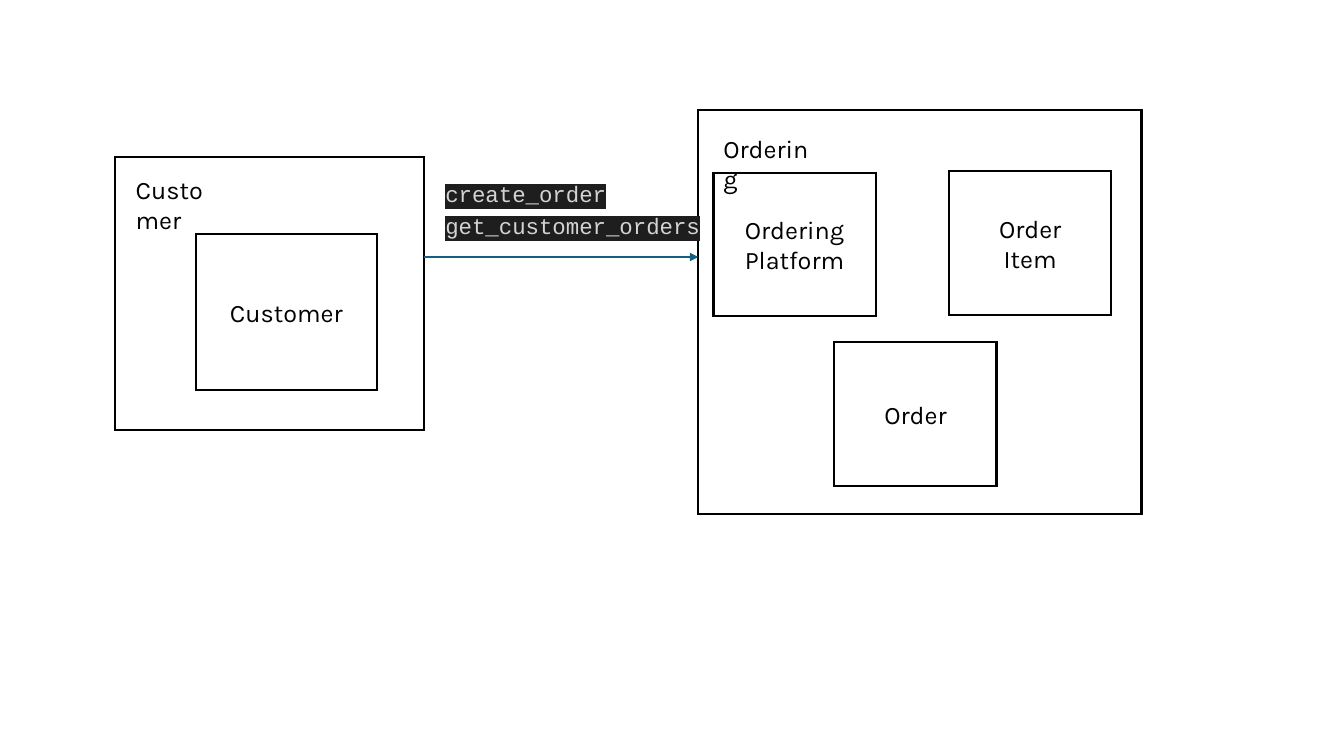
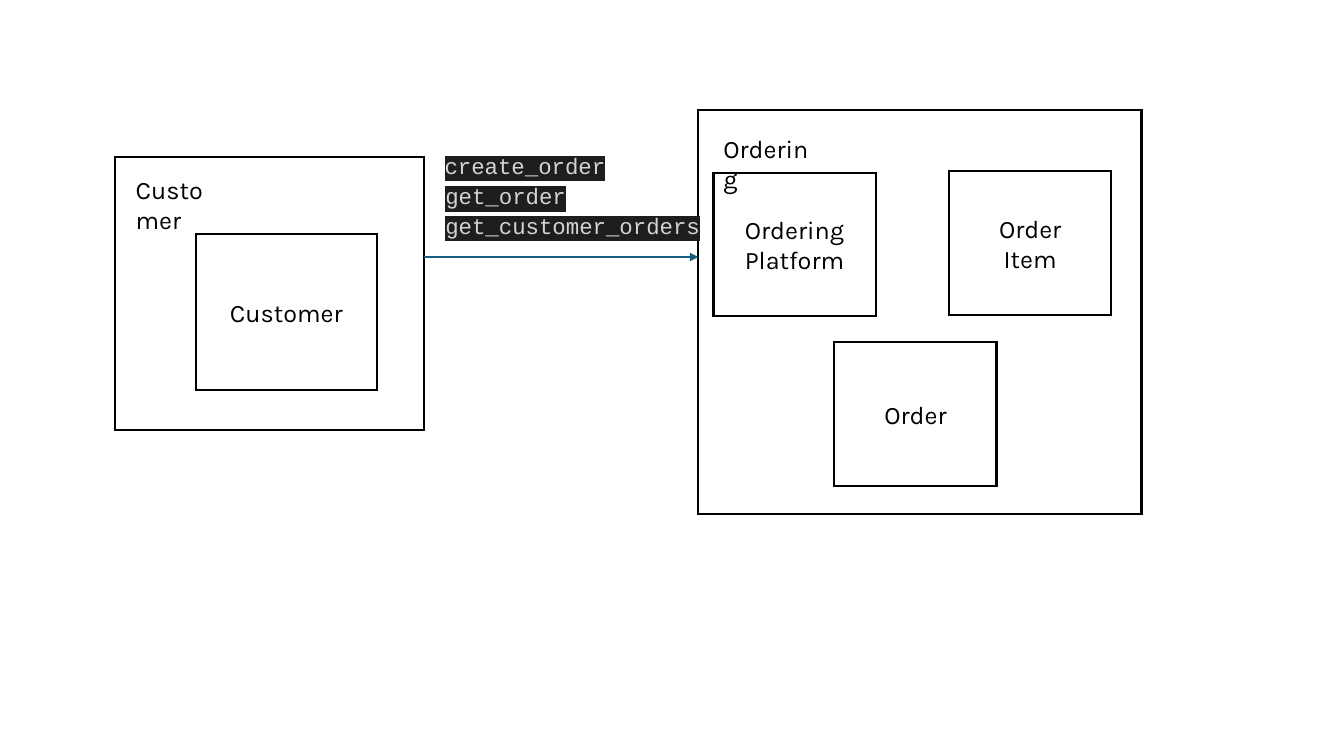
Before and after one commit to syd-stokes/cs411-fall-2024, a slide deck: slide 2 of examples/ecomm_platform/dependencies.pptx. Drawn at 1344x756 pixels with LibreOffice and Linux fonts; fonts in the diff are those of the drawing. Boxes give left, top, right and bottom in pixels: in the first picture for what was removed or moved away, otherwise in the second. Text is boxed around its words. In the diff, an @@ line names an element or a change of style, - is before the commit and + after.

```diff
--- a/examples/ecomm_platform/dependencies.pptx
+++ b/examples/ecomm_platform/dependencies.pptx
@@ text "create_order" rewrapped from (x1=445, y1=186, x2=606, y2=205) to (x1=445, y1=158, x2=606, y2=181) @@
@@ text added at (x1=445, y1=188, x2=566, y2=209), 16 pt, text #D4D4D4 @@
+get_order
```
Also in this commit, not shown: 3 other files.
